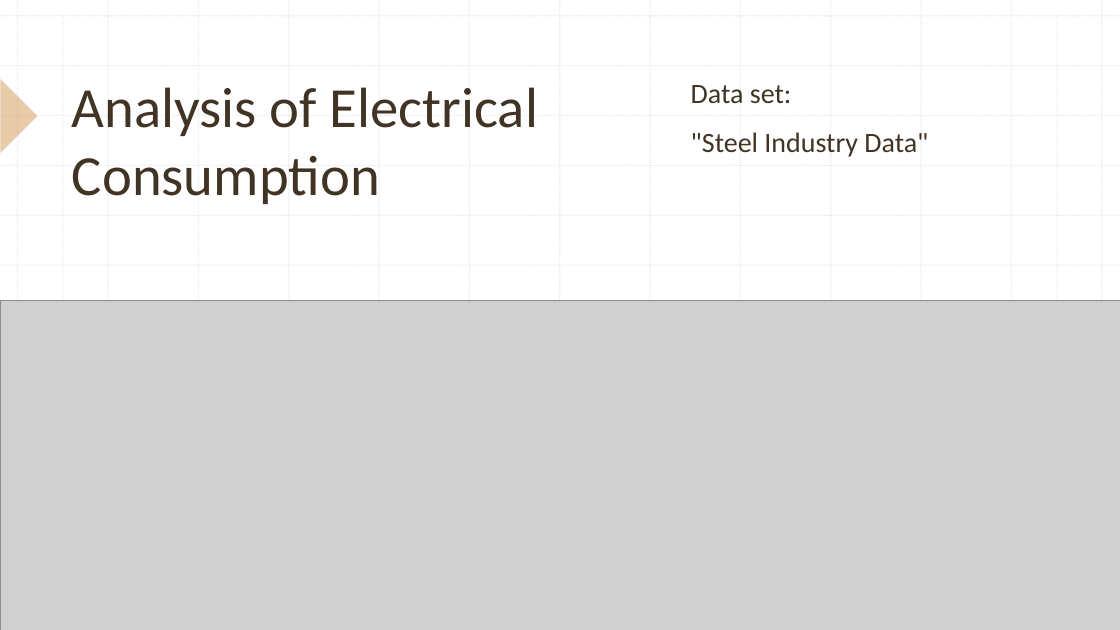
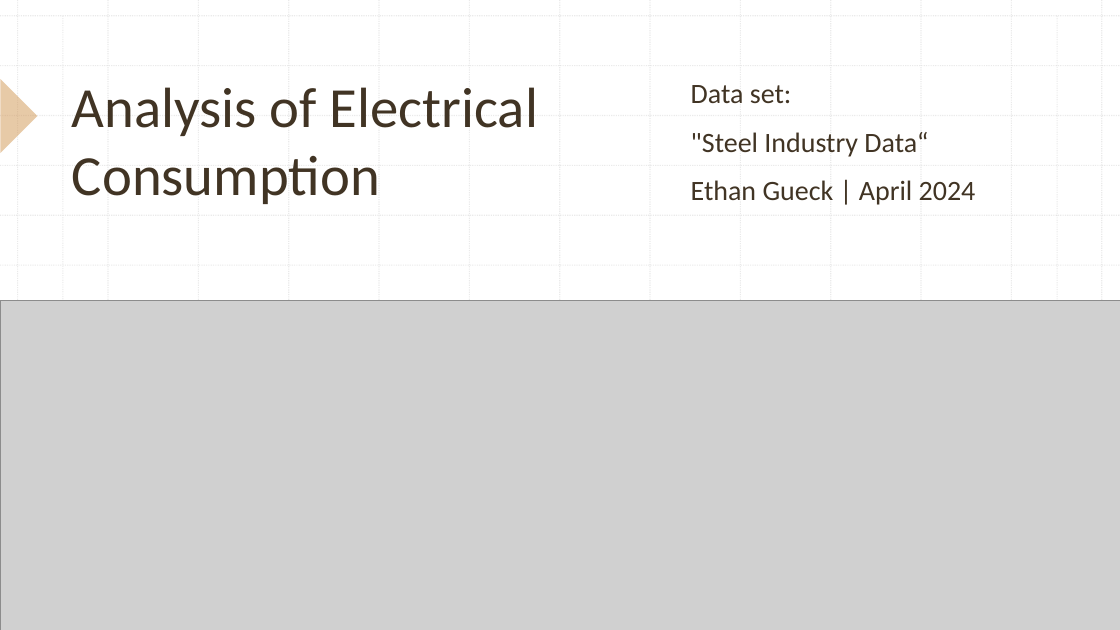
Before and after one commit to LAZARUS1618/power_project, a slide deck: slide 1 of Analysis of Electrical Consumption.pptx. Drawn at 1120x630 pixels with LibreOffice and Linux fonts; fonts in the diff are those of the drawing; grey boxes stand for pictures. Boxes give left, top, right and bottom in pixels: in the first picture for what was removed or moved away, otherwise in the second. Text is boxed around its words. In the diff, an @@ line names an element or a change of style, - is before the commit and + after.

Commit message:
Added Name and Date

```diff
--- a/Analysis of Electrical Consumption.pptx
+++ b/Analysis of Electrical Consumption.pptx
@@ subtitle at box(691, 132, 976, 205): text changed @@
-"Steel Industry Data"
+"Steel Industry Data“
+Ethan Gueck | April 2024
```
